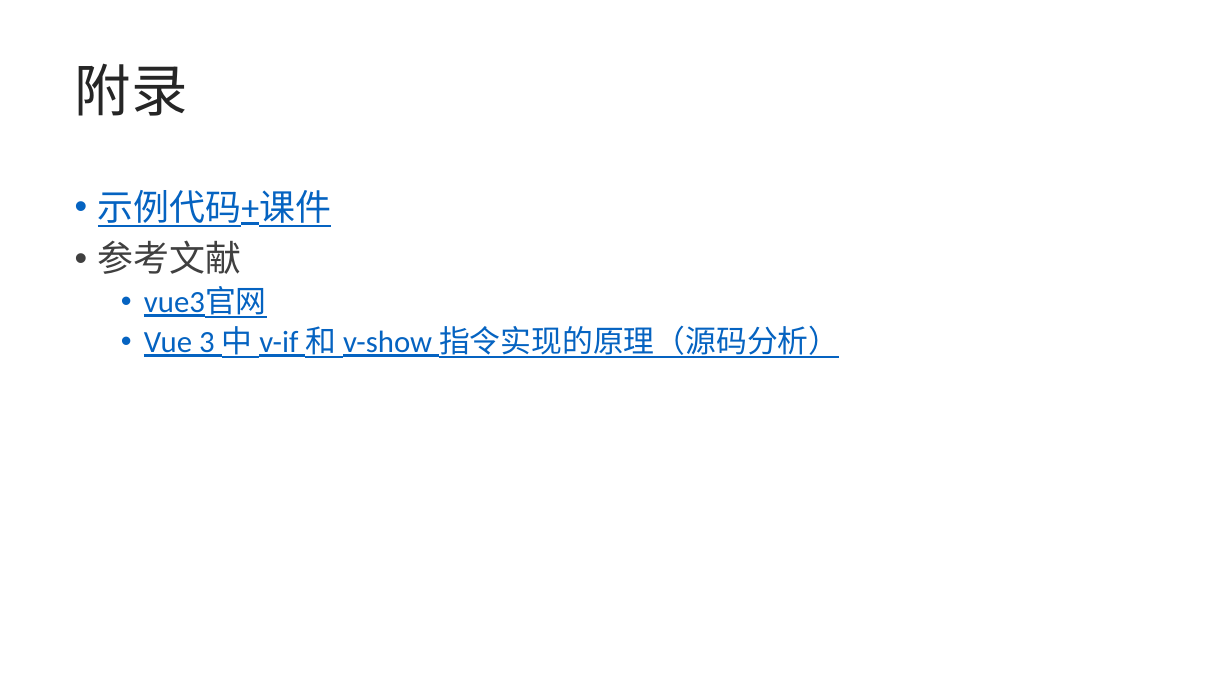
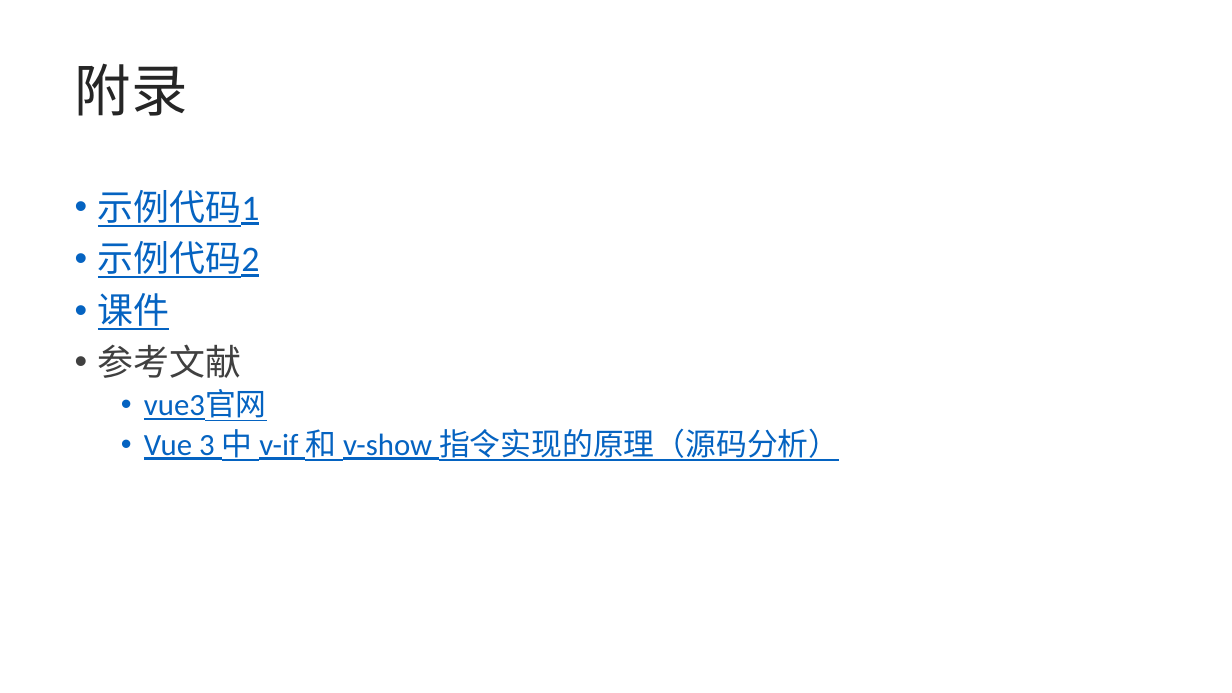
Before and after one commit to feigebaobei/test, a slide deck: slide 15 of assets/v-if.pptx. Drawn at 1232x693 pixels with LibreOffice and Linux fonts; fonts in the diff are those of the drawing; background and template pictures are left out. Boxes give left, top, right and bottom in pixels: in the first picture for what was removed or moved away, otherwise in the second. Text is boxed around its words. In the diff, an @@ line names an element or a change of style, - is before the commit and + after.

```diff
--- a/assets/v-if.pptx
+++ b/assets/v-if.pptx
@@ text at (98, 190, 260, 330): text changed @@
-• 示例代码+课件
+• 示例代码1
+• 示例代码2
+• 课件
```
Also in this commit, not shown: 3 other files.
